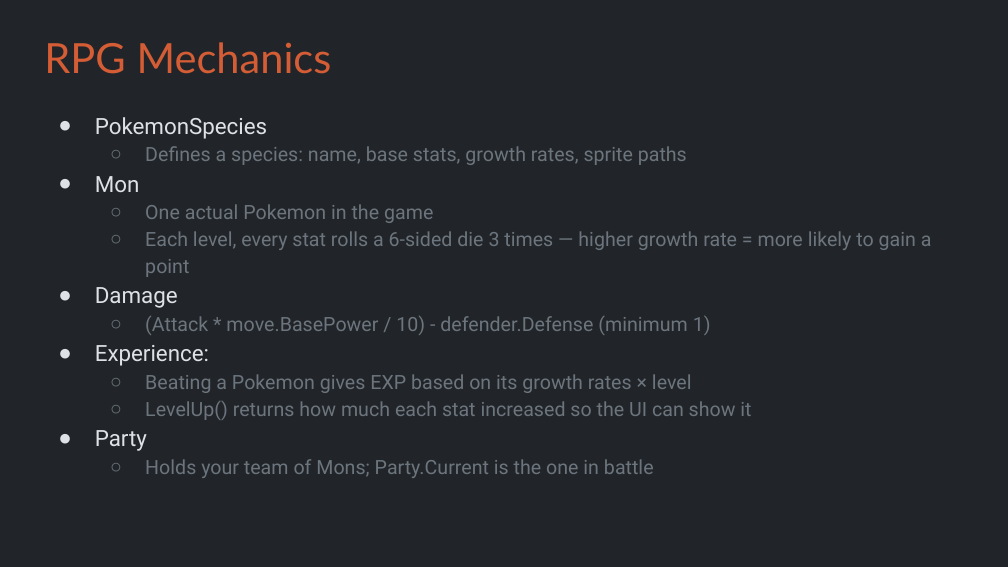
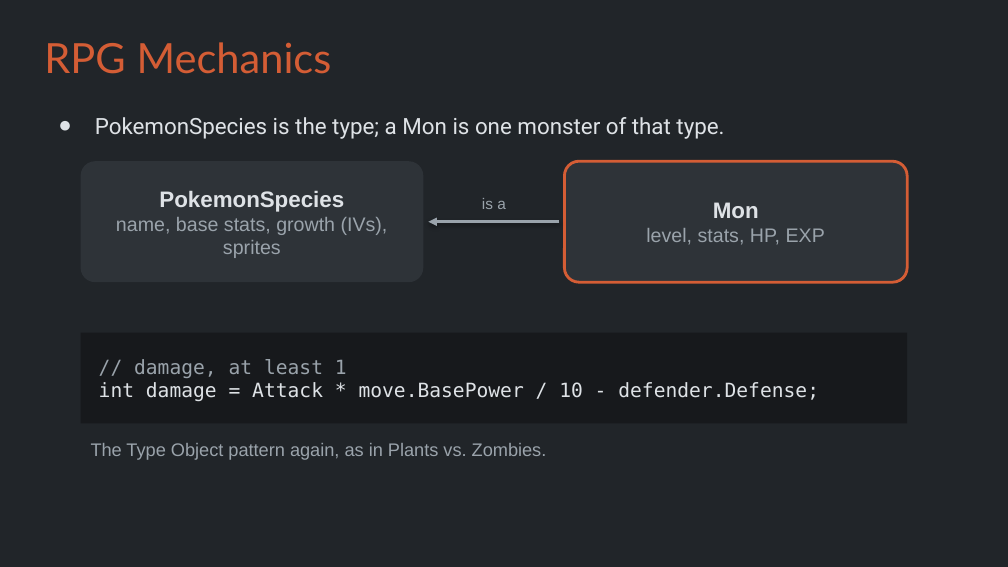
Before and after one commit to Metamate/gar, a slide deck: slide 19 of slides/10 Pokemon.pptx (slide 18 before the commit). Drawn at 1008x567 pixels with LibreOffice and Linux fonts; fonts in the diff are those of the drawing. Boxes give left, top, right and bottom in pixels: in the first picture for what was removed or moved away, otherwise in the second. Text is boxed around its words. In the diff, an @@ line names an element or a change of style, - is before the commit and + after.

```diff
--- a/slides/10 Pokemon.pptx
+++ b/slides/10 Pokemon.pptx
@@ text at (95, 117, 724, 139): text changed; size 14 to 16 pt; text colour #6C757D to #DEE2E6 @@
-● PokemonSpecies
-  ○ Defines a species: name, base stats, growth rates, sprite paths
-● Mon
-  ○ One actual Pokemon in the game
-  ○ Each level, every stat rolls a 6-sided die 3 times — higher growth rate = more likely to gain a point
-● Damage
-  ○ (Attack * move.BasePower / 10) - defender.Defense (minimum 1)
-● Experience:
-  ○ Beating a Pokemon gives EXP based on its growth rates × level
-  ○ LevelUp() returns how much each stat increased so the UI can show it
-● Party
-  ○ Holds your team of Mons; Party.Current is the one in battle
+● PokemonSpecies is the type; a Mon is one monster of that type.
@@ rounded rectangle added at (81, 161, 423, 282), fill #2E3338, 14 pt, text #9AA3AB @@
+PokemonSpecies
+name, base stats, growth (IVs), sprites
@@ rounded rectangle added at (564, 161, 907, 282), fill #2E3338, outline #D45D35 2 pt, 14 pt, text #9AA3AB @@
+Mon
+level, stats, HP, EXP
@@ text added at (482, 198, 506, 209), 11 pt, text #9AA3AB @@
+is a
@@ arrow added from (559, 222) to (428, 222), #9AA3AB 2 pt @@
@@ rectangle added at (81, 333, 907, 423), fill #17191C, 14 pt, text #DEE2E6 @@
+// damage, at least 1
+int damage = Attack * move.BasePower / 10 - defender.Defense;
@@ text added at (91, 443, 547, 460), 13 pt, text #9AA3AB @@
+The Type Object pattern again, as in Plants vs. Zombies.
```
Also in this commit, not shown: 6 other slides changed, 8 slides added, 6 slides removed, 1 other file.
